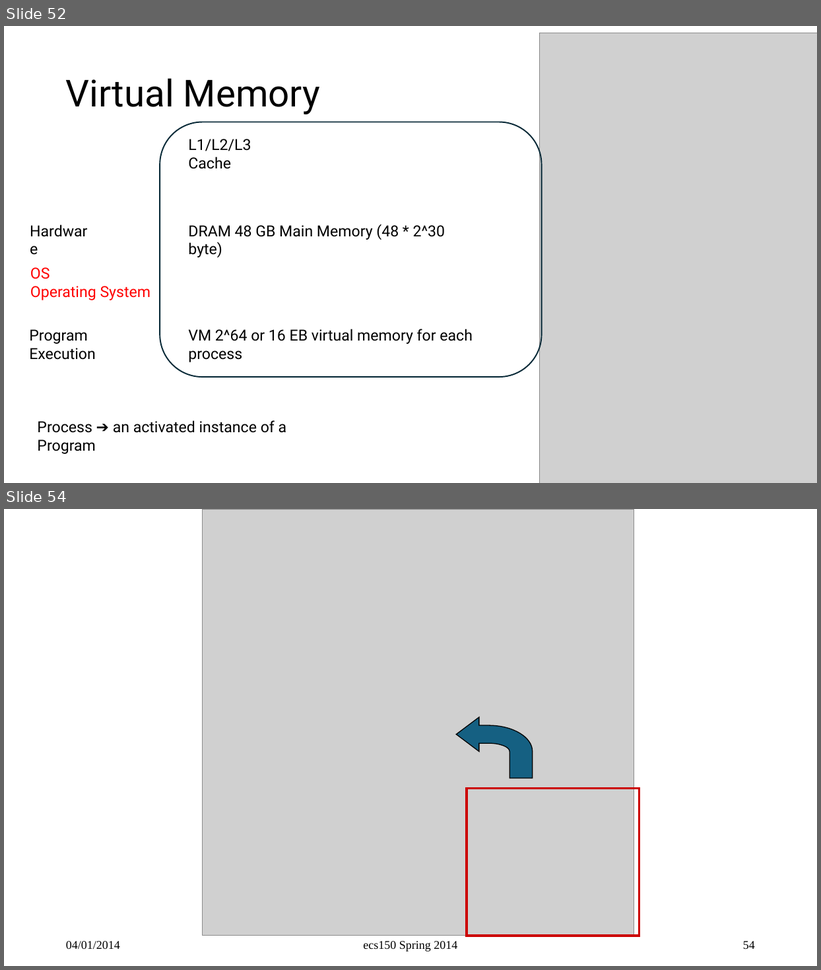
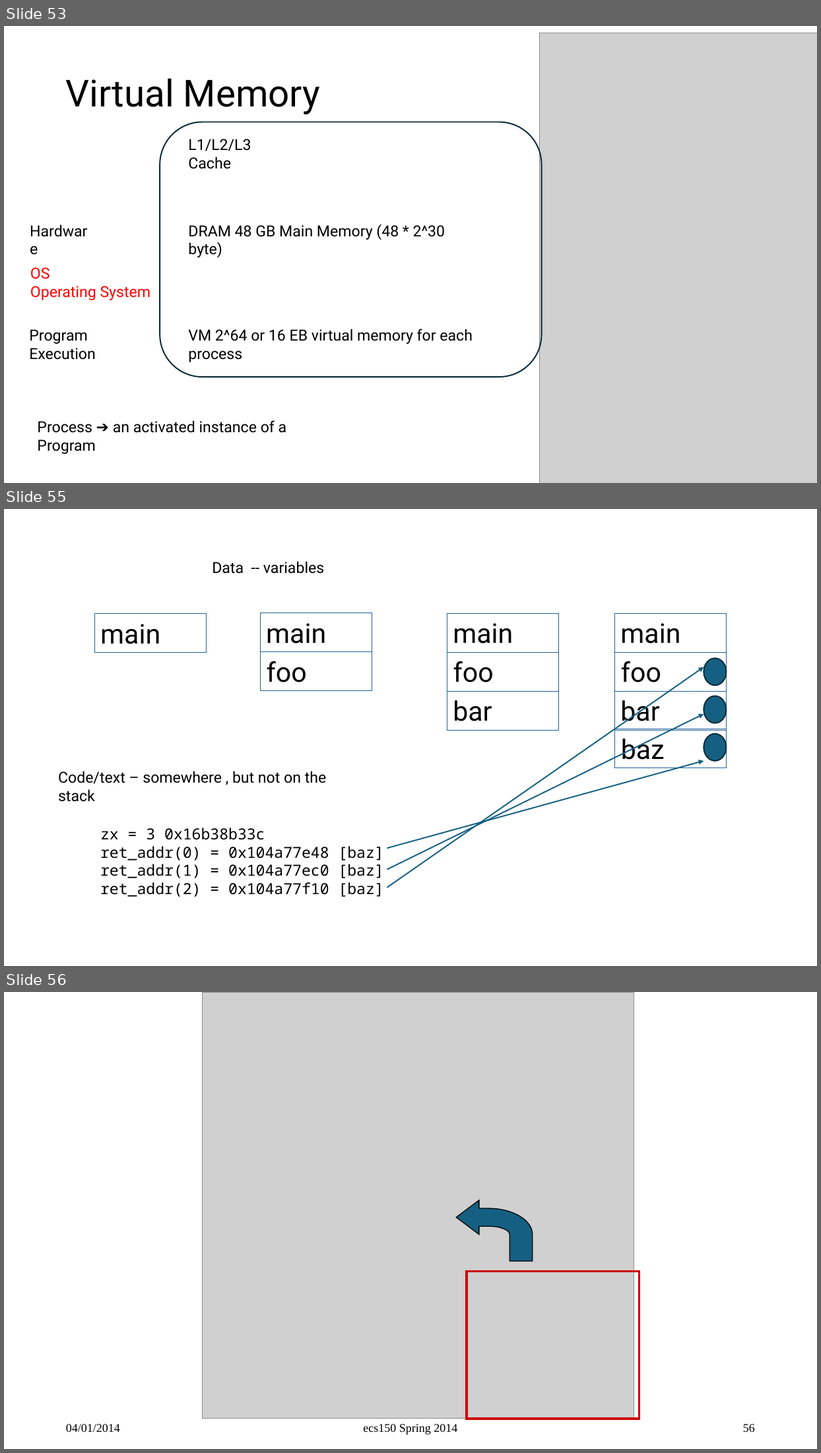
Before and after one commit to sfelixwu/ee1520, a slide deck: NCKU_CSII_001.pptx. Shown one above the other, each under a label of ours: slides 52 and 54 before the commit, slides 53, 55 and 56 after it; the slides between them are not shown. The pictures are 821x970 and 821x1453 pixels, drawn with LibreOffice and Linux fonts; fonts in the diff are those of the drawing; grey boxes stand for pictures. Boxes give left, top, right and bottom in pixels: in the first picture for what was removed or moved away, otherwise in the second. Text is boxed around its words. In the diff, an @@ line names an element or a change of style, - is before the commit and + after.

```diff
--- a/NCKU_CSII_001.pptx
+++ b/NCKU_CSII_001.pptx
@@ slide 55 added at <box>4,509,817,966</box>, background #FFFFFF @@
@@ text added at <box>212,561,324,574</box>, 18 pt, text #000000 @@
+Data -- variables
@@ rectangle added at <box>94,613,206,652</box>, outline #215F9A 0.75 pt, 32 pt, text #000000 @@
+main
@@ rectangle added at <box>260,613,372,652</box>, outline #215F9A 0.75 pt, 32 pt, text #000000 @@
+main
@@ rectangle added at <box>447,613,558,652</box>, outline #215F9A 0.75 pt, 32 pt, text #000000 @@
+main
@@ rectangle added at <box>614,613,726,652</box>, outline #215F9A 0.75 pt, 32 pt, text #000000 @@
+main
@@ rectangle added at <box>261,652,372,691</box>, outline #215F9A 0.75 pt, 32 pt, text #000000 @@
+foo
@@ arrow added from (387, 888) to (704, 667), #156082 1.5 pt @@
@@ rectangle added at <box>448,652,559,691</box>, outline #215F9A 0.75 pt, 32 pt, text #000000 @@
+foo
@@ rectangle added at <box>615,652,727,691</box>, outline #215F9A 0.75 pt, 32 pt, text #000000 @@
+foo
@@ ellipse added at <box>704,658,727,686</box>, fill #156082, outline #092A39 1.5 pt @@
@@ rectangle added at <box>447,691,558,730</box>, outline #215F9A 0.75 pt, 32 pt, text #000000 @@
+bar
@@ rectangle added at <box>614,691,726,730</box>, outline #215F9A 0.75 pt, 32 pt, text #000000 @@
+bar
@@ ellipse added at <box>704,696,727,723</box>, fill #156082, outline #092A39 1.5 pt @@
@@ arrow added from (387, 869) to (704, 714), #156082 1.5 pt @@
@@ rectangle added at <box>615,729,727,768</box>, outline #215F9A 0.75 pt, 32 pt, text #000000 @@
+baz
@@ ellipse added at <box>704,734,727,762</box>, fill #156082, outline #092A39 1.5 pt @@
@@ arrow added from (387, 849) to (704, 761), #156082 1.5 pt @@
@@ text added at <box>58,771,327,802</box>, 18 pt, text #000000 @@
+Code/text – somewhere , but not on the stack
@@ text added at <box>100,828,384,897</box>, 18 pt, text #000000 @@
+zx = 3 0x16b38b33c
+ret_addr(0) = 0x104a77e48 [baz]
+ret_addr(1) = 0x104a77ec0 [baz]
+ret_addr(2) = 0x104a77f10 [baz]
@@ what was slide 52 is now slide 53 @@
@@ what was slide 54 is now slide 56 @@
@@ page number at <box>743,1424,755,1432</box>: text changed @@
-54
+56
```
Also in this commit, not shown: 3 slides changed, 1 other slide added, 24 other files.
